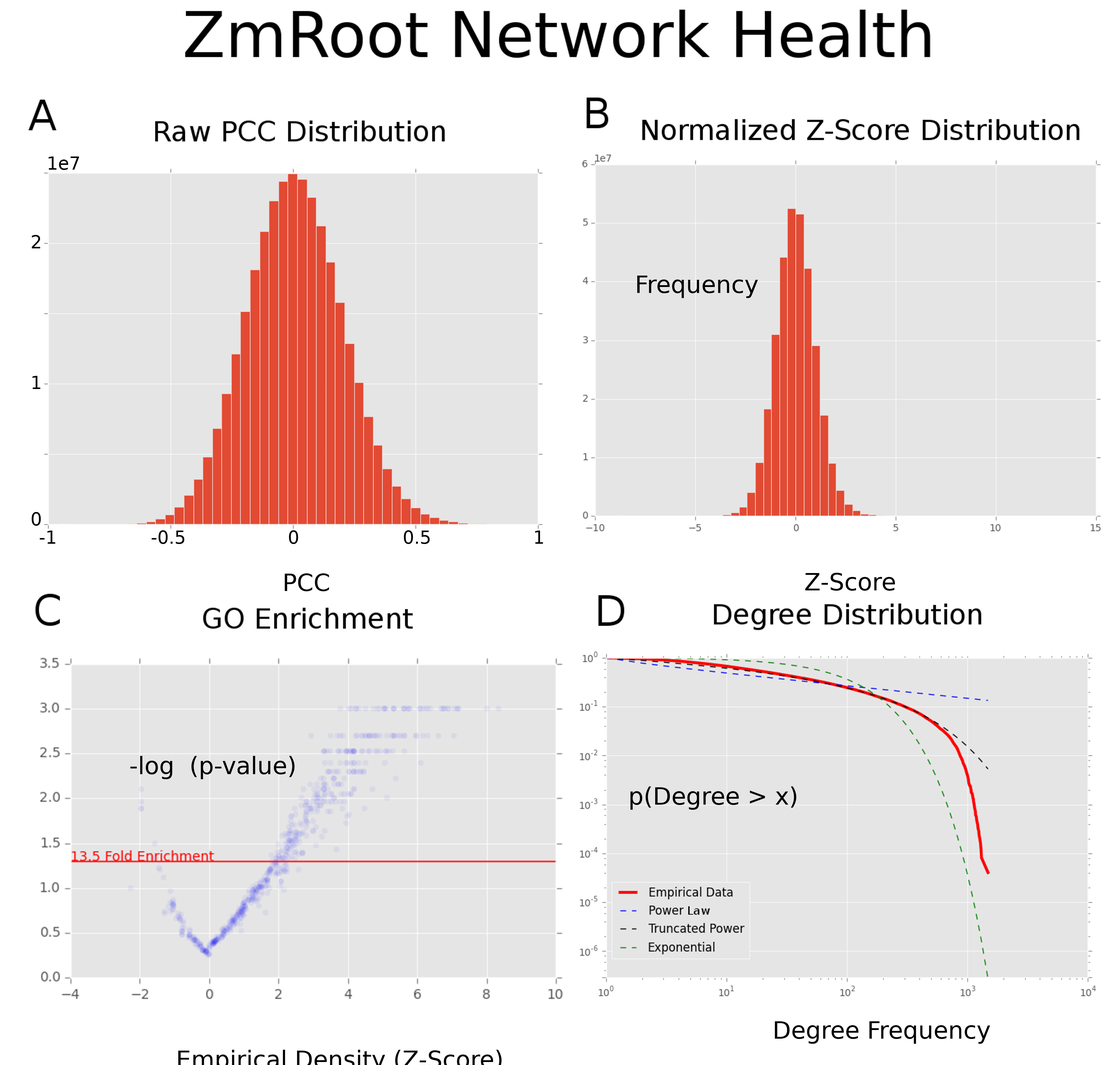
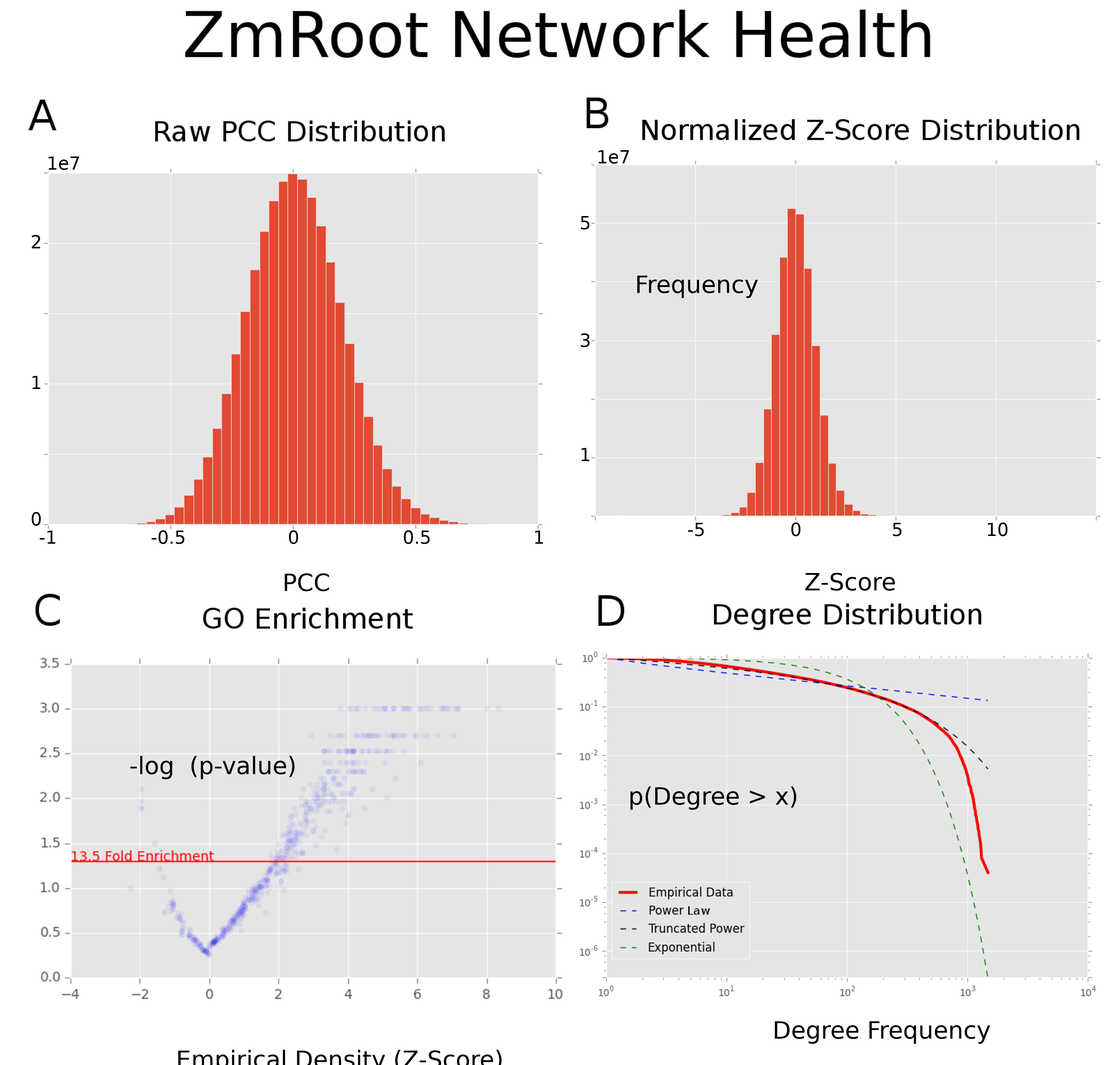
The second 1119 × 1065 image is a revision of the first. Changes to its layers:
added layer "1 #2" above "3" over [581, 447, 590, 462]
added layer "3" above "5" over [580, 333, 590, 348]
added layer "5" above "1e7 #1" over [580, 216, 590, 230]
added layer "1e7 #1" above "10" over [598, 150, 630, 164]
added layer "10" above "5 #1" over [987, 522, 1008, 537]
added layer "5 #1" above "0 #2" over [892, 522, 902, 537]
added layer "0 #2" above "-5" over [791, 522, 801, 537]
added layer "-5" above "Supp Fig 3 - ZmRoot Health.tiff" over [687, 522, 704, 537]
painted on "Supp Fig 3 - ZmRoot Health.tiff" over [580, 150, 1102, 537]
